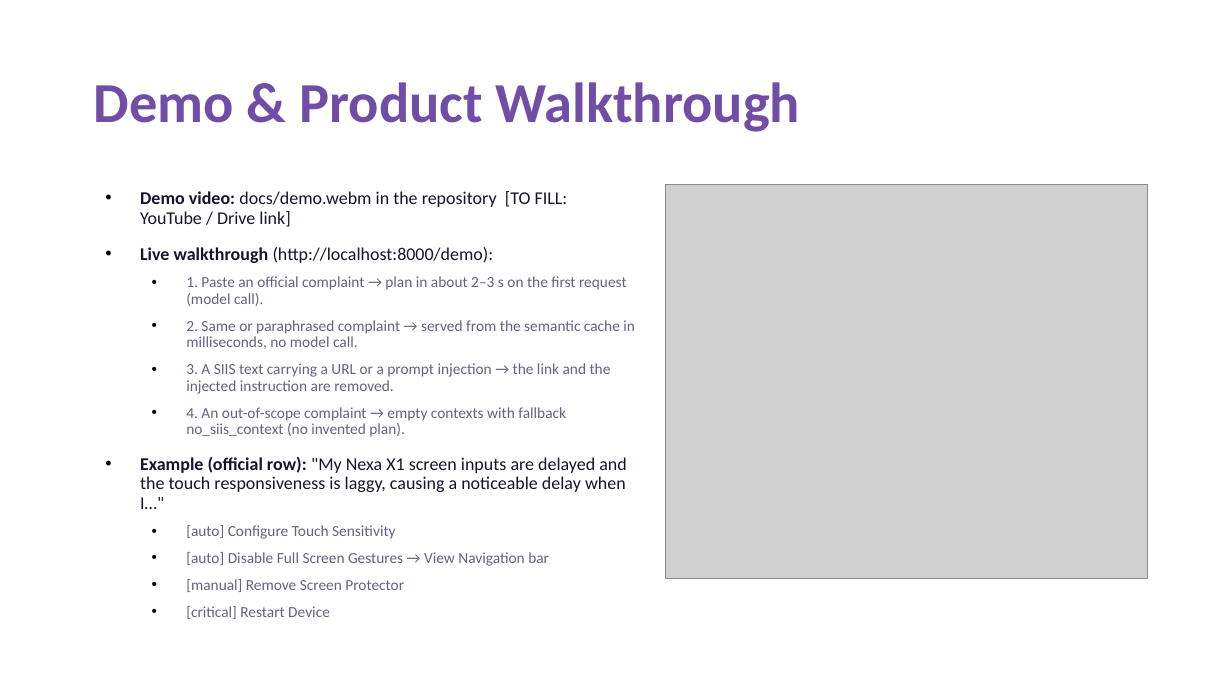
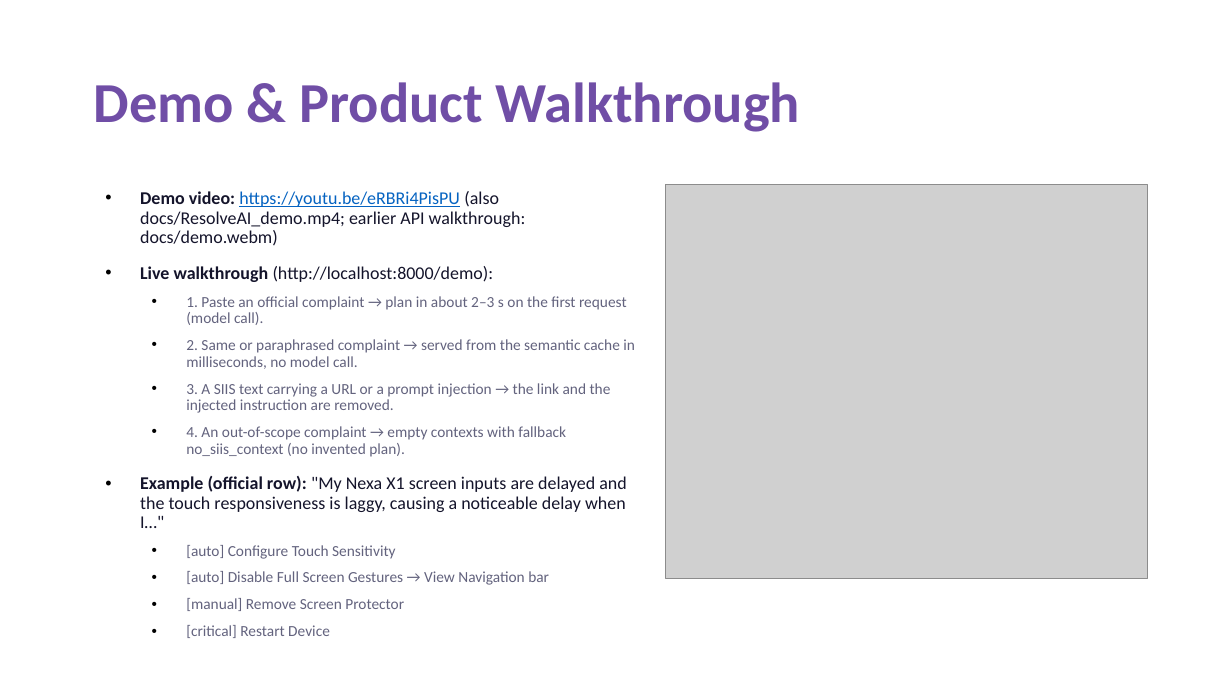
Before and after one commit to shashi-bhushan-27/samsungPrism, a slide deck: slide 5 of docs/VITV_ResolveAI_Submission.pptx. Drawn at 1232x693 pixels with LibreOffice and Linux fonts; fonts in the diff are those of the drawing; grey boxes stand for pictures. Boxes give left, top, right and bottom in pixels: in the first picture for what was removed or moved away, otherwise in the second. Text is boxed around its words. In the diff, an @@ line names an element or a change of style, - is before the commit and + after.

Commit message:
Add demo video (docs/ResolveAI_demo.mp4, https://youtu.be/eRBRi4PisPU) to the repo, deck and README
- Earlier API walkthrough video docs/demo.webm kept
- Deck slides 5 and 11 carry the YouTube link; URLs in the deck are clickable

```diff
--- a/docs/VITV_ResolveAI_Submission.pptx
+++ b/docs/VITV_ResolveAI_Submission.pptx
@@ text at (x1=140, y1=191, x2=526, y2=246): text changed @@
-• Demo video: docs/demo.webm in the repository [TO FILL: YouTube / Drive link]
+• Demo video: https://youtu.be/eRBRi4PisPU (also docs/ResolveAI_demo.mp4; earlier API walkthrough: docs/demo.webm)
```
Also in this commit, not shown: 2 other slides changed, 3 other files.
